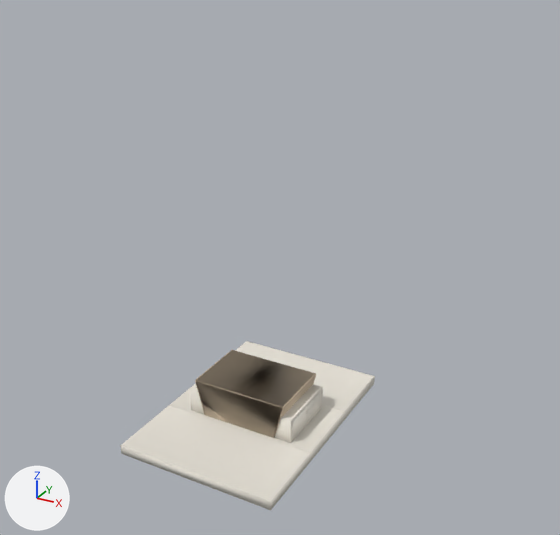
The glTF model heavy/world/models/sangam-keystone-bridge.glb: old version first, new version second.
One viewpoint serves both versions: a 50 mm lens placed at (5.04, -8.45, 6.75), pointed at (0.35, 0.08, 2.49). Lighting does not change. The marker at lower left points along +X, +Y and +Z. The picture after the commit comes second. Where no turn or scale is listed for an object, it has been applied to the vertices.

In view in the first picture: 'DeckSegment', 'Keystone', 'PierCourse'.
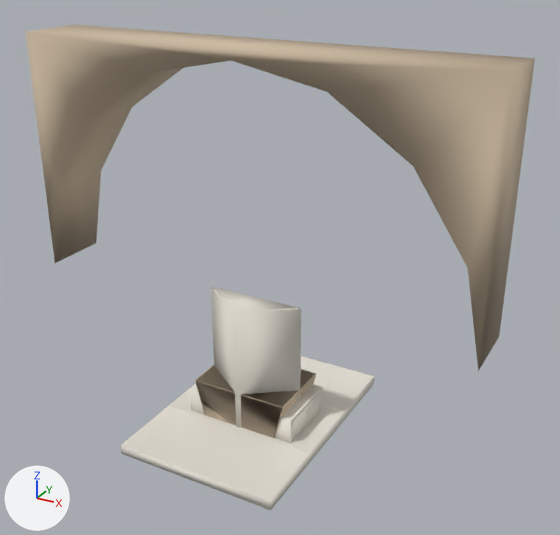
What changed in the scene script:
```text
Add me_spandrelwall:
    me_spandrelwall.from_pydata(...)  # 22 vertices, 40 faces; spans x -3.3..3.3, y -0.48..0.48, z 2.0..5.44
    me_spandrelwall.materials.append(mat_mat_sandstone)  # beige #cebca2
Add me_cutwaterpier:
    me_cutwaterpier.from_pydata(...)  # 36 vertices, 68 faces; spans x -0.73..0.73, y -0.54..0.0, z 0.0..2.0
    me_cutwaterpier.materials.append(mat_mat_palestone)  # white #e7e2d7
Add ob_spandrelwall:
    ob_spandrelwall = bpy.data.objects.new('SpandrelWall', me_spandrelwall)
    ob_spandrelwall.location = (0.0, 0.0, 0.0)
Add ob_cutwaterpier:
    ob_cutwaterpier = bpy.data.objects.new('CutwaterPier', me_cutwaterpier)
    ob_cutwaterpier.location = (0.0, 0.0, 0.0)
```

Changed parts and their boxes (x1, y1, x2, y2) in the pictures (560 x 535 px):
'SpandrelWall', added (beige): after (26, 25, 535, 371)
'CutwaterPier', added: after (211, 287, 301, 427)
